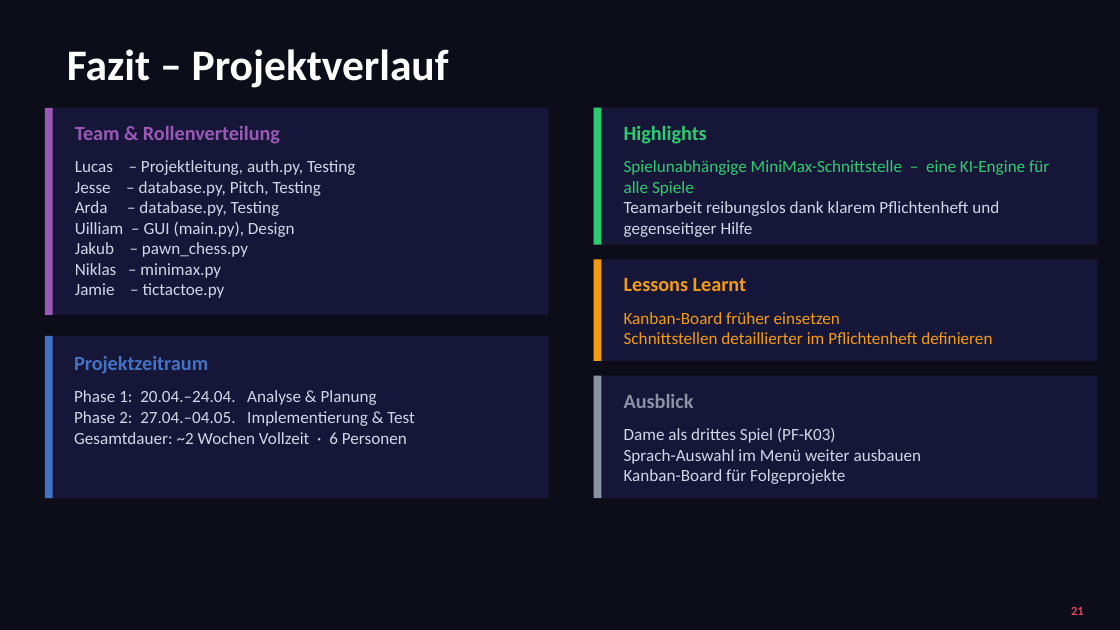
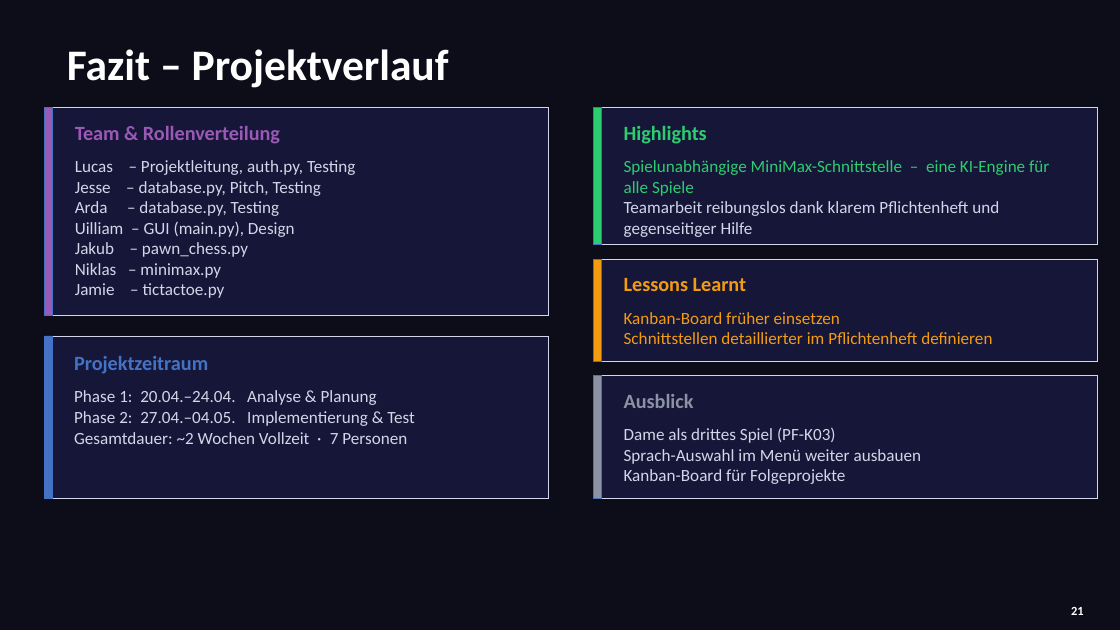
Before and after one commit to Tasterloster/Projekt_berufsschule, a slide deck: slide 21 of Präsentation/Präsentation_Projekt/HHBKTendo_Praesentation_1.pptx. Drawn at 1120x630 pixels with LibreOffice and Linux fonts; fonts in the diff are those of the drawing. Boxes give left, top, right and bottom in pixels: in the first picture for what was removed or moved away, otherwise in the second. Text is boxed around its words. In the diff, an @@ line names an element or a change of style, - is before the commit and + after.

```diff
--- a/Präsentation/Präsentation_Projekt/HHBKTendo_Praesentation_1.pptx
+++ b/Präsentation/Präsentation_Projekt/HHBKTendo_Praesentation_1.pptx
@@ outline none to #D0D7E8 0.5 pt in 5 elements at (45, 108, 549, 315), (594, 108, 1098, 244), (594, 260, 1098, 362), (594, 375, 1098, 497), (45, 336, 549, 498) @@
@@ text at (74, 432, 407, 444): text changed @@
-Gesamtdauer: ~2 Wochen Vollzeit · 6 Personen
+Gesamtdauer: ~2 Wochen Vollzeit · 7 Personen
@@ text "21" at (1071, 607, 1084, 615): text colour #E94560 to #FFFFFF @@
```
Also in this commit, not shown: 20 other slides changed, 1 other file.
